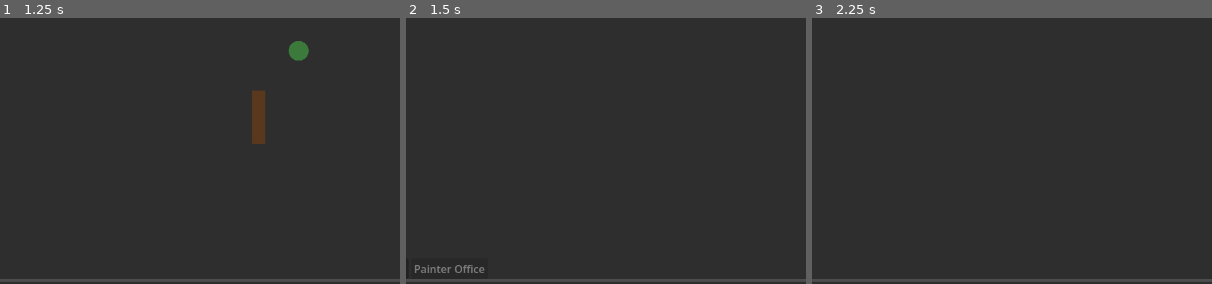
Above: before the commit, frames 1-3 (left to right).
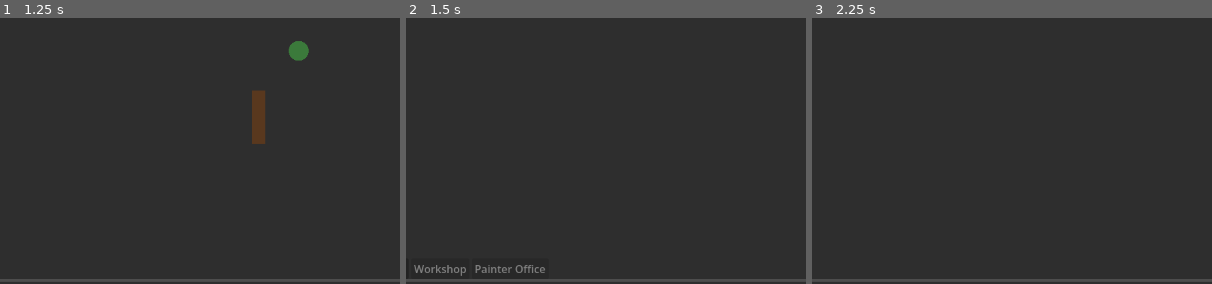
Above: after the commit, the same moments.

Repository: mitoufle/Artdle
Game: Godot game, scene res://Main.tscn
Two runs of this game, one before a commit and one after it. Both use one fixed random seed, a clock stepped at 60 frames per second and the inputs below.
Inputs:
- Up to frame 1 (1.25 s): click "Accueil" at 0.5 s
- Up to frame 2 (1.5 s): click "Peinture" at 1.25 s
- Up to frame 3 (2.25 s): click "Ascend" at 2 s
The pictures show only the part of the screen within x 5-55%, y 32-81%; the shares and areas given below are measured in that part.

Frame 1 is identical in both runs. In frame 2, 0.5% of the frame differs, in the area x 2-35%, y 92-97%; in frame 3, nothing differs.

Commit message:
Phase F regressions: restore Workshop button, add Canvas tier upgrade, trim hovers
1. Restored Workshop button + minimal WorkshopPopup. The Workshop is a
   separate mechanic from the Atelier (which merges craft + inventory),
   and was missing from PaintingView after the previous cleanup.
   - new Scenes/WorkshopPopup.tscn + scripts/ui/popups/WorkshopPopup.gd
   - PaintingView: 3 buttons now (Canvas / Workshop / Painter Office),
     Workshop gated by is_active("workshop") sub-mechanic.

2. Added "Upgrade Canvas Tier" button to CanvasPopup Improvement tab.
   The old single-screen CanvasPopup had this; the rewrite forgot to
   port it. Tier upgrade uses CanvasTiers.upgrade_cost +
   GameState.upgrade_canvas_tier(), atomic with currency.spend.

3. Trimmed all 11 Hoverable bodies. Each is now a single short line
   focused on what changes for the player. The verbose multi-clause
   bodies were the source of the "random info appearing" feel.

Co-Authored-By: Claude Opus 4.7 <noreply@anthropic.com>

Diff:
--- a/Scenes/CanvasPopup.tscn
+++ b/Scenes/CanvasPopup.tscn
@@ -5,12 +5,12 @@
 
 [node name="CanvasPopup" type="PopupPanel"]
 title = "Canvas"
-size = Vector2i(560, 360)
+size = Vector2i(560, 400)
 script = ExtResource("1_canvaspopup")
 
 [node name="MarginContainer" type="MarginContainer" parent="."]
 offset_right = 560.0
-offset_bottom = 360.0
+offset_bottom = 400.0
 theme_override_constants/margin_left = 12
 theme_override_constants/margin_top = 12
 theme_override_constants/margin_right = 12
@@ -46,7 +46,7 @@
 [node name="Hoverable" type="Node" parent="MarginContainer/VBoxContainer/Tabs/Configuration/StyleRow/StyleSlider"]
 script = ExtResource("2_hoverable")
 title = "Style"
-body = "How much detail you put into each canvas. Higher style means higher quality, but also takes more time. Drag between 1 and your current ceiling. Buy a higher ceiling in the Improvement tab; the maximum is raised by skill-tree nodes."
+body = "Detail per canvas. Higher style adds quality but takes more time. Buy a higher ceiling in the Improvement tab."
 
 [node name="PaletteRow" type="HBoxContainer" parent="MarginContainer/VBoxContainer/Tabs/Configuration"]
 layout_mode = 2
@@ -68,7 +68,7 @@
 [node name="Hoverable" type="Node" parent="MarginContainer/VBoxContainer/Tabs/Configuration/PaletteRow/PaletteSlider"]
 script = ExtResource("2_hoverable")
 title = "Palette"
-body = "How many colors you use. Higher palette adds quality with no extra paint time. Drag between 1 and your current ceiling. Buy a higher ceiling in the Improvement tab; the maximum is raised by skill-tree nodes."
+body = "Colors per canvas. Higher palette adds quality with no time cost. Buy a higher ceiling in the Improvement tab."
 
 [node name="SubjectRow" type="HBoxContainer" parent="MarginContainer/VBoxContainer/Tabs/Configuration"]
 layout_mode = 2
@@ -86,7 +86,7 @@
 [node name="Hoverable" type="Node" parent="MarginContainer/VBoxContainer/Tabs/Configuration/SubjectRow/SubjectPicker"]
 script = ExtResource("2_hoverable")
 title = "Subject"
-body = "What you're painting. Each subject has its own mastery progress that boosts quality on canvases of that subject. Locked subjects appear as ? once you have made enough progress on a parent subject."
+body = "What you paint. Mastery builds up per subject and adds quality on canvases of that subject."
 
 [node name="GambleRow" type="HBoxContainer" parent="MarginContainer/VBoxContainer/Tabs/Configuration"]
 layout_mode = 2
@@ -104,11 +104,20 @@
 [node name="Hoverable" type="Node" parent="MarginContainer/VBoxContainer/Tabs/Configuration/GambleRow/GambleLevel"]
 script = ExtResource("2_hoverable")
 title = "Gamble"
-body = "Spend inspiration before each canvas to gamble for higher quality. On success, the canvas's quality is multiplied (more inspiration spent, bigger boost). On failure, quality is halved. Off means no gamble."
+body = "Spend inspiration to multiply this canvas's quality. Failure halves quality instead."
 
 [node name="Improvement" type="VBoxContainer" parent="MarginContainer/VBoxContainer/Tabs"]
 visible = false
 layout_mode = 2
+
+[node name="UpgradeTier" type="Button" parent="MarginContainer/VBoxContainer/Tabs/Improvement"]
+layout_mode = 2
+text = "Upgrade Canvas Tier"
+
+[node name="Hoverable" type="Node" parent="MarginContainer/VBoxContainer/Tabs/Improvement/UpgradeTier"]
+script = ExtResource("2_hoverable")
+title = "Canvas Tier"
+body = "Larger canvases are worth more gold and paint mastery."
 
 [node name="BuyStyle" type="Button" parent="MarginContainer/VBoxContainer/Tabs/Improvement"]
 layout_mode = 2
@@ -116,8 +125,8 @@
 
 [node name="Hoverable" type="Node" parent="MarginContainer/VBoxContainer/Tabs/Improvement/BuyStyle"]
 script = ExtResource("2_hoverable")
-title = "Raise style ceiling"
-body = "Lets you push the style slider one step higher. Costs gold; the price triples each time. The maximum ceiling you can buy is set by your skill-tree style cap."
+title = "Style ceiling"
+body = "Lets you set higher style. Cost triples each time. Hard cap raised by skill tree."
 
 [node name="BuyPalette" type="Button" parent="MarginContainer/VBoxContainer/Tabs/Improvement"]
 layout_mode = 2
@@ -125,14 +134,14 @@
 
 [node name="Hoverable" type="Node" parent="MarginContainer/VBoxContainer/Tabs/Improvement/BuyPalette"]
 script = ExtResource("2_hoverable")
-title = "Raise palette ceiling"
-body = "Lets you push the palette slider one step higher. Costs gold; the price triples each time. The maximum ceiling you can buy is set by your skill-tree palette cap."
+title = "Palette ceiling"
+body = "Lets you set higher palette. Cost triples each time. Hard cap raised by skill tree."
 
 [node name="HintInfo" type="Label" parent="MarginContainer/VBoxContainer/Tabs/Improvement"]
 custom_minimum_size = Vector2(500, 0)
 layout_mode = 2
 size_flags_horizontal = 3
-text = "Spend gold to push your style and palette ceilings higher. Subject hints come from the skill tree."
+text = "Subject hints (revealing locked subjects) come from the skill tree."
 autowrap_mode = 3
 
 [node name="CloseButton" type="Button" parent="MarginContainer/VBoxContainer"]
--- /dev/null
+++ b/Scenes/WorkshopPopup.tscn
@@ -0,0 +1,42 @@
+[gd_scene format=3 uid="uid://bq74vosrkfqup"]
+
+[ext_resource type="Script" path="res://scripts/ui/popups/WorkshopPopup.gd" id="1_workshop"]
+
+[node name="WorkshopPopup" type="PopupPanel"]
+title = "Workshop"
+size = Vector2i(420, 200)
+script = ExtResource("1_workshop")
+
+[node name="MarginContainer" type="MarginContainer" parent="."]
+offset_right = 420.0
+offset_bottom = 200.0
+theme_override_constants/margin_left = 12
+theme_override_constants/margin_top = 12
+theme_override_constants/margin_right = 12
+theme_override_constants/margin_bottom = 12
+
+[node name="VBoxContainer" type="VBoxContainer" parent="MarginContainer"]
+layout_mode = 2
+
+[node name="TitleLabel" type="Label" parent="MarginContainer/VBoxContainer"]
+layout_mode = 2
+text = "Workshop"
+
+[node name="DescLabel" type="Label" parent="MarginContainer/VBoxContainer"]
+custom_minimum_size = Vector2(380, 0)
+layout_mode = 2
+size_flags_horizontal = 3
+text = "Each tier increases canvas gold output and paint speed."
+autowrap_mode = 3
+
+[node name="TierLabel" type="Label" parent="MarginContainer/VBoxContainer"]
+layout_mode = 2
+text = "Workshop Tier: 0 / 20"
+
+[node name="UpgradeButton" type="Button" parent="MarginContainer/VBoxContainer"]
+layout_mode = 2
+text = "Upgrade"
+
+[node name="CloseButton" type="Button" parent="MarginContainer/VBoxContainer"]
+layout_mode = 2
+text = "Close"
--- a/scripts/ui/popups/CanvasPopup.gd
+++ b/scripts/ui/popups/CanvasPopup.gd
@@ -9,6 +9,7 @@
 @onready var _palette_header: Label = $MarginContainer/VBoxContainer/Tabs/Configuration/PaletteRow/PaletteLabel
 @onready var _subject_picker: OptionButton = $MarginContainer/VBoxContainer/Tabs/Configuration/SubjectRow/SubjectPicker
 @onready var _gamble_level: OptionButton = $MarginContainer/VBoxContainer/Tabs/Configuration/GambleRow/GambleLevel
+@onready var _upgrade_tier: Button = $MarginContainer/VBoxContainer/Tabs/Improvement/UpgradeTier
 @onready var _buy_style: Button = $MarginContainer/VBoxContainer/Tabs/Improvement/BuyStyle
 @onready var _buy_palette: Button = $MarginContainer/VBoxContainer/Tabs/Improvement/BuyPalette
 @onready var _close_btn: Button = $MarginContainer/VBoxContainer/CloseButton
@@ -22,6 +23,7 @@
     _palette_slider.value_changed.connect(_on_palette_changed)
     _subject_picker.item_selected.connect(_on_subject_changed)
     _gamble_level.item_selected.connect(_on_gamble_changed)
+    _upgrade_tier.pressed.connect(_on_upgrade_tier)
     _buy_style.pressed.connect(_on_buy_style)
     _buy_palette.pressed.connect(_on_buy_palette)
     _close_btn.pressed.connect(queue_free)
@@ -68,9 +70,17 @@
 func _refresh_improvement(cfg: CanvasConfig) -> void:
     var s_cap: int = GameState.skill_tree.style_cap()
     var p_cap: int = GameState.skill_tree.palette_cap()
-    _buy_style.text = "Style ceiling +1 (%s g)" % Formatter.short(BigNumber.from_float(CanvasConfig.style_ceiling_cost(cfg.style_current_ceiling)))
+    var tier: int = GameState._canvas_tier
+    if tier >= CanvasTiers.MAX_TIER:
+        _upgrade_tier.text = "Canvas tier %d (max)" % tier
+        _upgrade_tier.disabled = true
+    else:
+        var tier_cost: BigNumber = CanvasTiers.upgrade_cost(tier)
+        _upgrade_tier.text = "Canvas tier %d → %d (%s gold)" % [tier, tier + 1, Formatter.short(tier_cost)]
+        _upgrade_tier.disabled = not GameState.currency.get_amount("gold").gte(tier_cost)
+    _buy_style.text = "Style ceiling +1 (%s gold)" % Formatter.short(BigNumber.from_float(CanvasConfig.style_ceiling_cost(cfg.style_current_ceiling)))
     _buy_style.disabled = cfg.style_current_ceiling >= s_cap
-    _buy_palette.text = "Palette ceiling +1 (%s g)" % Formatter.short(BigNumber.from_float(CanvasConfig.palette_ceiling_cost(cfg.palette_current_ceiling)))
+    _buy_palette.text = "Palette ceiling +1 (%s gold)" % Formatter.short(BigNumber.from_float(CanvasConfig.palette_ceiling_cost(cfg.palette_current_ceiling)))
     _buy_palette.disabled = cfg.palette_current_ceiling >= p_cap
 
 func _on_style_changed(v: float) -> void:
@@ -89,6 +99,15 @@
 func _on_gamble_changed(idx: int) -> void:
     GameState.canvas_config.set_gamble(GAMBLE_LEVELS[idx])
 
+func _on_upgrade_tier() -> void:
+    var tier: int = GameState._canvas_tier
+    if tier >= CanvasTiers.MAX_TIER:
+        return
+    var cost: BigNumber = CanvasTiers.upgrade_cost(tier)
+    if GameState.currency.spend("gold", cost):
+        GameState.upgrade_canvas_tier()
+    _refresh_from_state()
+
 func _on_buy_style() -> void:
     GameState.buy_style_ceiling()
     _refresh_from_state()
--- /dev/null
+++ b/scripts/ui/popups/WorkshopPopup.gd
@@ -0,0 +1,30 @@
+extends PopupPanel
+
+@onready var tier_label: Label = $MarginContainer/VBoxContainer/TierLabel
+@onready var upgrade_btn: Button = $MarginContainer/VBoxContainer/UpgradeButton
+@onready var close_btn: Button = $MarginContainer/VBoxContainer/CloseButton
+
+func _ready() -> void:
+    upgrade_btn.pressed.connect(_on_upgrade)
+    close_btn.pressed.connect(queue_free)
+    GameState.currency.changed.connect(_on_currency_changed)
+    _refresh()
+
+func _on_upgrade() -> void:
+    GameState.workshop.upgrade_tier()
+    _refresh()
+
+func _on_currency_changed(_kind: String, _value: float) -> void:
+    _refresh()
+
+func _refresh() -> void:
+    var t: int = GameState.workshop.tier
+    var at_cap: bool = t >= Workshop.MAX_TIER
+    tier_label.text = "Workshop Tier: %d / %d" % [t, Workshop.MAX_TIER]
+    if at_cap:
+        upgrade_btn.text = "Max tier reached"
+        upgrade_btn.disabled = true
+    else:
+        var cost: BigNumber = Workshop.tier_upgrade_cost(t)
+        upgrade_btn.text = "Upgrade to Tier %d (%s gold)" % [t + 1, Formatter.short(cost)]
+        upgrade_btn.disabled = not GameState.currency.get_amount("gold").gte(cost)
--- a/scripts/ui/views/PaintingView.gd
+++ b/scripts/ui/views/PaintingView.gd
@@ -3,11 +3,13 @@
 const CanvasSlotCardScene = preload("res://Scenes/Widgets/CanvasSlotCard.tscn")
 
 @export var canvas_popup_scene: PackedScene
+@export var workshop_popup_scene: PackedScene
 @export var painter_office_popup_scene: PackedScene
 
 @onready var _slot_list: VBoxContainer = $VBoxContainer/ScrollContainer/SlotList
 @onready var _drops: DropFeed = $VBoxContainer/Drops
 @onready var btn_canvas: Button = $VBoxContainer/ButtonsRow/BtnCanvas
+@onready var btn_workshop: Button = $VBoxContainer/ButtonsRow/BtnWorkshop
 @onready var btn_office: Button = $VBoxContainer/ButtonsRow/BtnOffice
 
 # Inventory + Craft buttons removed: the Atelier plan will replace them with
@@ -19,6 +21,7 @@
     GameState.slots.drop_rolled.connect(_drops.add_drop)
     GameState.skill_tree.node_unlocked.connect(func(_id): _refresh_cards())
     btn_canvas.pressed.connect(func(): _open_popup(canvas_popup_scene))
+    btn_workshop.pressed.connect(func(): _open_popup(workshop_popup_scene, "workshop"))
     btn_office.pressed.connect(func(): _open_popup(painter_office_popup_scene, "painter_office"))
 
 func _initialize_ui() -> void:
@@ -41,6 +44,7 @@
 
 func _refresh_buttons() -> void:
     btn_canvas.disabled = false
+    btn_workshop.disabled = not GameState.is_active("workshop")
     btn_office.disabled = not GameState.is_active("painter_office")
 
 func _open_popup(scene: PackedScene, required_mechanic: String = "") -> void:
--- a/views/PaintingView.tscn
+++ b/views/PaintingView.tscn
@@ -1,10 +1,11 @@
-[gd_scene load_steps=5 format=3 uid="uid://dcm3fck3p2gj7"]
+[gd_scene load_steps=6 format=3 uid="uid://dcm3fck3p2gj7"]
 
 [ext_resource type="Script" path="res://scripts/ui/views/PaintingView.gd" id="1_painting"]
 [ext_resource type="PackedScene" path="res://Scenes/CanvasPopup.tscn" id="2_canvas_popup"]
-[ext_resource type="PackedScene" path="res://Scenes/PainterOfficePopup.tscn" id="3_office_popup"]
-[ext_resource type="PackedScene" path="res://Scenes/Widgets/DropFeed.tscn" id="4_drop_feed"]
-[ext_resource type="Script" path="res://scripts/ui/widgets/Hoverable.gd" id="5_hoverable"]
+[ext_resource type="PackedScene" path="res://Scenes/WorkshopPopup.tscn" id="3_workshop_popup"]
+[ext_resource type="PackedScene" path="res://Scenes/PainterOfficePopup.tscn" id="4_office_popup"]
+[ext_resource type="PackedScene" path="res://Scenes/Widgets/DropFeed.tscn" id="5_drop_feed"]
+[ext_resource type="Script" path="res://scripts/ui/widgets/Hoverable.gd" id="6_hoverable"]
 
 [node name="PaintingView" type="Control"]
 layout_mode = 3
@@ -15,7 +16,8 @@
 grow_vertical = 2
 script = ExtResource("1_painting")
 canvas_popup_scene = ExtResource("2_canvas_popup")
-painter_office_popup_scene = ExtResource("3_office_popup")
+workshop_popup_scene = ExtResource("3_workshop_popup")
+painter_office_popup_scene = ExtResource("4_office_popup")
 
 [node name="VBoxContainer" type="VBoxContainer" parent="."]
 layout_mode = 1
@@ -44,15 +46,24 @@
 text = "Canvas"
 
 [node name="Hoverable" type="Node" parent="VBoxContainer/ButtonsRow/BtnCanvas"]
-script = ExtResource("5_hoverable")
+script = ExtResource("6_hoverable")
 title = "Canvas"
-body = "Configure your painting (style, palette, subject, gamble) and buy permanent improvements with gold. Settings stay until you change them."
+body = "Configure your painting and buy permanent improvements."
+
+[node name="BtnWorkshop" type="Button" parent="VBoxContainer/ButtonsRow"]
+layout_mode = 2
+text = "Workshop"
+
+[node name="Hoverable" type="Node" parent="VBoxContainer/ButtonsRow/BtnWorkshop"]
+script = ExtResource("6_hoverable")
+title = "Workshop"
+body = "Upgrade workshop tier to boost canvas gold and paint speed."
 
 [node name="BtnOffice" type="Button" parent="VBoxContainer/ButtonsRow"]
 layout_mode = 2
 text = "Painter Office"
 
 [node name="Hoverable" type="Node" parent="VBoxContainer/ButtonsRow/BtnOffice"]
-script = ExtResource("5_hoverable")
+script = ExtResource("6_hoverable")
 title = "Painter Office"
-body = "Hire workers. Each worker paints an additional canvas in parallel."
+body = "Hire workers — each one paints an extra canvas in parallel."
Not shown: 1 places in views/PaintingView.tscn that only renumber resources
